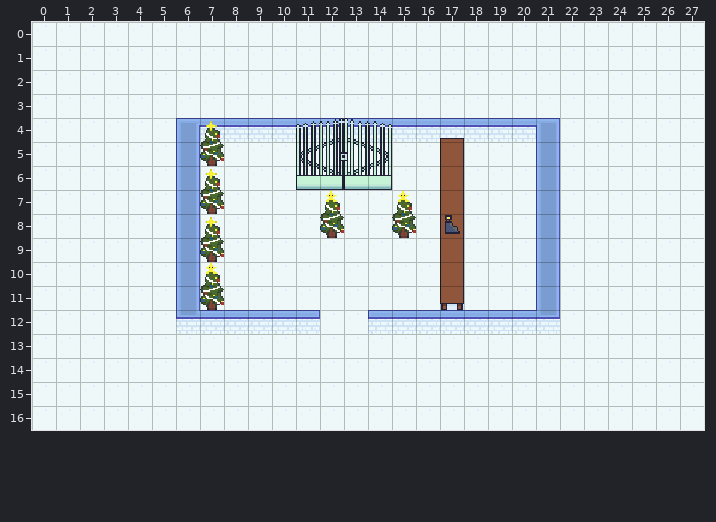
Tiled map (JSON), stored at Pingu-007/CASA_VENDEDOR.tmj. The picture above was drawn from the file before the commit.
Cells are 16x16 px. Shown: x 0..27, y 0..16.
After the commit:
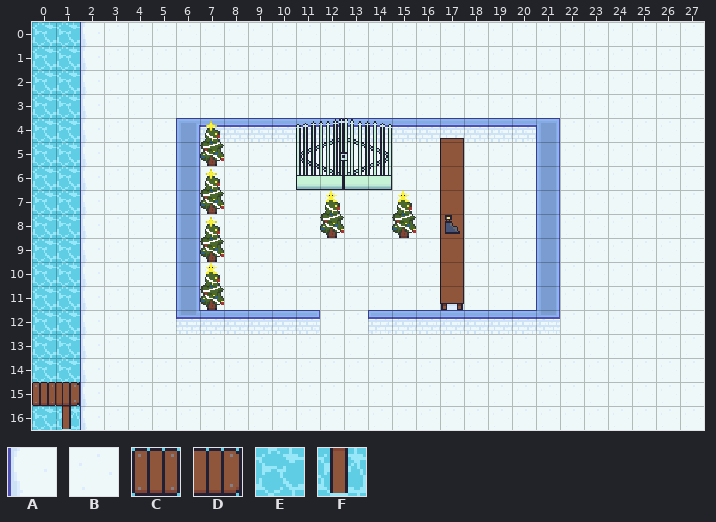
Key: from "tile_set_pingu": A 14, B 15, C 59, D 60, E 70, F 74.
_ is an empty cell.
The commit says: detalhe no exterior do mapa do vendedor(ninguem vai ver mas somos a rockstar versao indie)
Diff:
Layer "ground":
y 0..14: x 0..2 BBB -> EEA
y 15: x 0..2 BBB -> CDA
y 16: x 0..2 BBB -> EFA
Pixel boxes of the changes (left, top, right, bottom) in both pictures:
changed: (32, 22, 101, 430)
